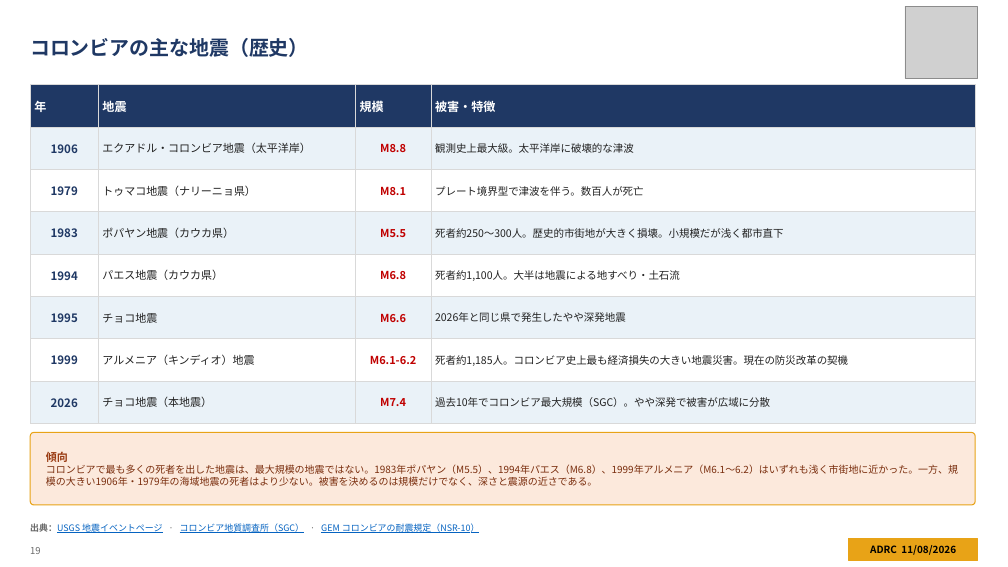
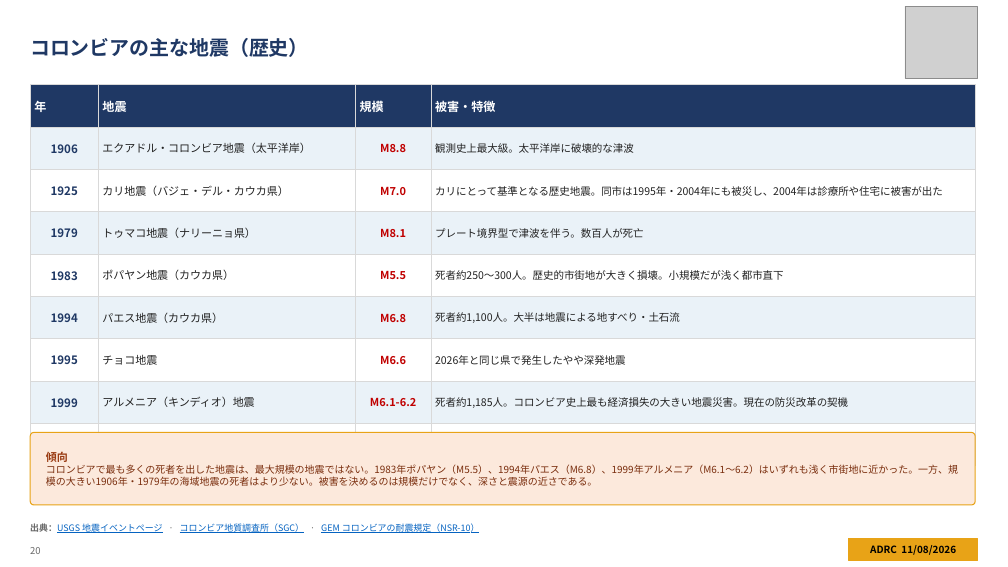
Before and after one commit to kochobi-max/whatsmap, a slide deck: slide 20 of reports/colombia_eq_20260810/output/ADRC_EQ_COL_Choco_20260810_JA.pptx (slide 19 before the commit). Drawn at 1008x567 pixels with LibreOffice and Linux fonts; fonts in the diff are those of the drawing; grey boxes stand for pictures. Boxes give left, top, right and bottom in pixels: in the first picture for what was removed or moved away, otherwise in the second. Text is boxed around its words. In the diff, an @@ line names an element or a change of style, - is before the commit and + after.

```diff
--- a/reports/colombia_eq_20260810/output/ADRC_EQ_COL_Choco_20260810_JA.pptx
+++ b/reports/colombia_eq_20260810/output/ADRC_EQ_COL_Choco_20260810_JA.pptx
@@ table at [30, 85, 975, 457] @@
+row 3: 1925 | カリ地震（バジェ・デル・カウカ県） | M7.0 | カリにとって基準となる歴史地震。同市は1995年・2004年にも被災し、2004年は診療所や住宅に被害が出た
```
Also in this commit, not shown: 6 other slides changed, 1 slide added, 7 other files.
